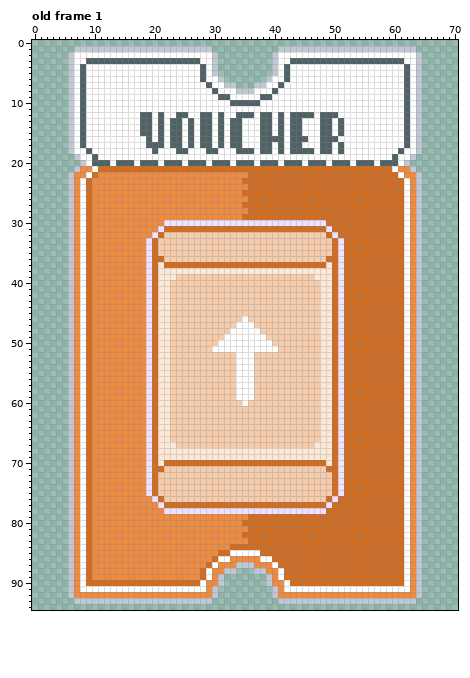
Two states of a pixel-art file, art/DuckVouchers.aseprite. Above, as it was before the edit.
71x95 pixels, 1 frame. Shown: old frame 1. The commit also changed other frames, which this record leaves out.
The same view after the edit:
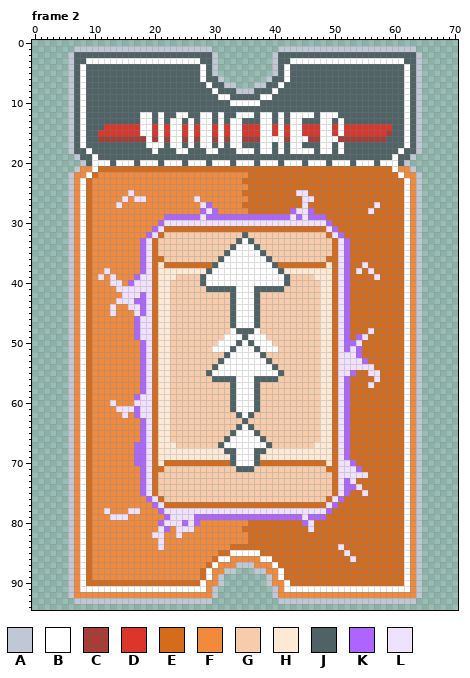
Palette (. is transparent): A #c0c8d6  B #ffffff  C #a73d37  D #dc362b  E #d66b1b  F #f28a3c  G #f8cbaa  H #fde9d6  J #4f6367  K #ae65ff  L #efe1ff
A new or re-ordered frame is compared with the old frame closest to it.
From old to new:
frames 1 -> 2
layer "Base" added
layer "Art" added
layer "Overlay" added
layer "Layer 1" removed
layer "Layer 2" removed
Changed rows in their new state; - is an unchanged pixel.
Frame 2 is new; against old frame 1, layers "Overlay", "Art", "Base":
first column x 7:
 2 JJJJJJJJJJJJJJJJJJJJJJJ-----------JJJJJJJJJJJJJJJJJJJJJJJ
 3 JJBBBBBBBBBBBBBBBBBBBJJ-----------JJBBBBBBBBBBBBBBBBBBBJJ
 4 JBJJJJJJJJJJJJJJJJJJJBJ-----------JBJJJJJJJJJJJJJJJJJJJBJ
 5 JBJJJJJJJJJJJJJJJJJJJBJ-----------JBJJJJJJJJJJJJJJJJJJJBJ
 6 JBJJJJJJJJJJJJJJJJJJJBJJ---------JJBJJJJJJJJJJJJJJJJJJJBJ
 7 JBJJJJJJJJJJJJJJJJJJJJBJJ-------JJBJJJJJJJJJJJJJJJJJJJJBJ
 8 JBJJJJJJJJJJJJJJJJJJJJJBJJJ---JJJBJJJJJJJJJJJJJJJJJJJJJBJ
 9 JBJJJJJJJJJJJJJJJJJJJJJJBBJJJJJBBJJJJJJJJJJJJJJJJJJJJJJBJ
10 JBJJJJJJJJJJJJJJJJJJJJJJJJBBBBBJJJJJJJJJJJJJJJJJJJJJJJJBJ
11 JBJJJJJJJJJJJJJJJJJJJJJJJJJJJJJJJJJJJJJJJJJJJJJJJJJJJJJBJ
12 JBJJJJJJJJJBBJBJJBBJJBBJBJJBBBJBBJBJBBBBJBBBJJJJJJJJJJJBJ
13 JBJJJJJJJJJBBJBJBBJBJBBJBJBBJJJBBJBJBBJJJBBJBJJJJJJJJJJBJ
14 JBJJJDDDDDDBBDBDBBDBDBBDBDBBDDDBBDBDBBDDDBBDBDDDDDDDDJJBJ
15 JBJJDDDDDDDBBDBDBBDBDBBDBDBBDDDBBDBDBBDDDBBDBDDDDDDDCJJBJ
16 JBJJCCCCCCCCBCBCBBCBCBBCBCBBCCCBBBBCBBBCCBBBCCCCCCCCJJJBJ
17 JBJJJJJJJJJJBBBJBBJBJBBJBJBBJJJBBJBJBBJJJBBJBJJJJJJJJJJBJ
18 JJBJJJJJJJJJJBJJJBBJJJBBJJJBBBJBBJBJBBBBJBBJBJJJJJJJJJBJJ
19 -JJBJJJJJJJJJJJJJJJJJJJJJJJJJJJJJJJJJJJJJJJJJJJJJJJJJBJJ-
20 --JBBBJBBBJBBBJBBBJBBBJBBBJBBBJBBBJBBBJBBBJBBBJBBBJBBBJ--
first column x 11:
25 -----L---------------------------LL------------
26 ----L-LL--------L-----------------LL-----------
27 ---L-------------LK---------------L-----------L
28 -----------------KLK------------KLLK---------L-
29 -----------KKKKKKLKKKKKKKKKKKKKKLKLKKK---------
30 ----------K---------------------------K--------
31 ---------K-----------------------------K-------
32 --------K---------------J---------------K------
33 -------K---------------JBJ---------------K-----
34 -------K--------------JBBBJ--------------K-----
35 -------K-------------JBBBBBJ-------------K-----
36 -------K------------JBBBBBBBJ------------K-----
37 -------K-----------JBBBBBBBBBJ-----------K--L--
38 -L-----K----------JBBBBBBBBBBBJ----------K-L-L-
39 L-L---KL---------JBBBBBBBBBBBBBJ---------K----L
40 --LL-KLL---------JBBBBBBBBBBBBBJ---------K-----
41 ---LLLLL----------JJJJJBBBJJJJJ----------K-----
42 ----LLLK--------------JBBBJ--------------K-----
43 ---LLLKK--------------JBBBJ--------------K-----
44 --L--LLK--------------JBBBJ--------------K-----
45 --L---LK--------------JBBBJ--------------K-----
46 ------KL--------------JB-BJ--------------K-----
47 ------KL--------------J---J--------------K-----
48 ------KL---------------JJJ---------------K---L-
49 ------KL----------------J----------------K-KL--
50 -------K---------------J-J---------------KKL---
51 -------K--------------J---J--------------KLK---
52 -------K-------------JB---BJ-------------LLK---
53 -------K------------JBB---BBJ------------LLLK--
54 -------K-----------JBBB---BBBJ-----------LLLLL-
55 -------K----------JBBBB---BBBBJ----------LK--LL
56 -------K-----------JJJJ---JJJJ-----------K----L
57 -------K--------------J---J--------------K---L-
58 -------K--------------J---J--------------K-----
59 ------KL--------------J---J--------------K-----
60 --L---LL--------------JB-BJ--------------K-----
61 ---LLLKL--------------JBBBJ--------------K-----
62 ----L-KL---------------JBJ---------------K-----
63 -------K----------------J----------------K-----
64 -------K---------------JBJ---------------K-----
65 -------K--------------JBBBJ--------------K-----
66 -------K-------------JBBBBBJ-------------K-----
67 ------KK------------JBBBBBBBJ------------K-----
68 ------KK-------------JJBBBJJ-------------K-----
69 ------KK--------------JBBBJ--------------K-----
70 ------KK--------------JBBBJ--------------LK----
71 -------K---------------JJJ---------------LLK---
72 -------K---------------------------------LLLL--
73 -------K---------------------------------KL----
74 -------K---------------------------------KKL---
75 -------K---------------------------------K--L--
76 --------K-------------------------------K------
77 ---------K-----------------------------K-------
78 -L---LL---K---------------------------K--------
79 --LLL------KLLLLKKKKKKKKKKKKKKKKKKLKKK---------
80 ----------KLLLKLK-------F---------KL-----------
81 ----------LK-LLL--------E----------L-----------
82 ---------LL--L----------F----------------------
83 ----------L------------------------------------
84 ----------L-----------------------------L------
85 -----------------------------------------L-----
86 ------------------------------------------L----
Where, in picture pixels (left, top, right, bottom), the same in both pictures:
changed: (74, 52, 416, 166)
changed: (98, 190, 380, 562)
